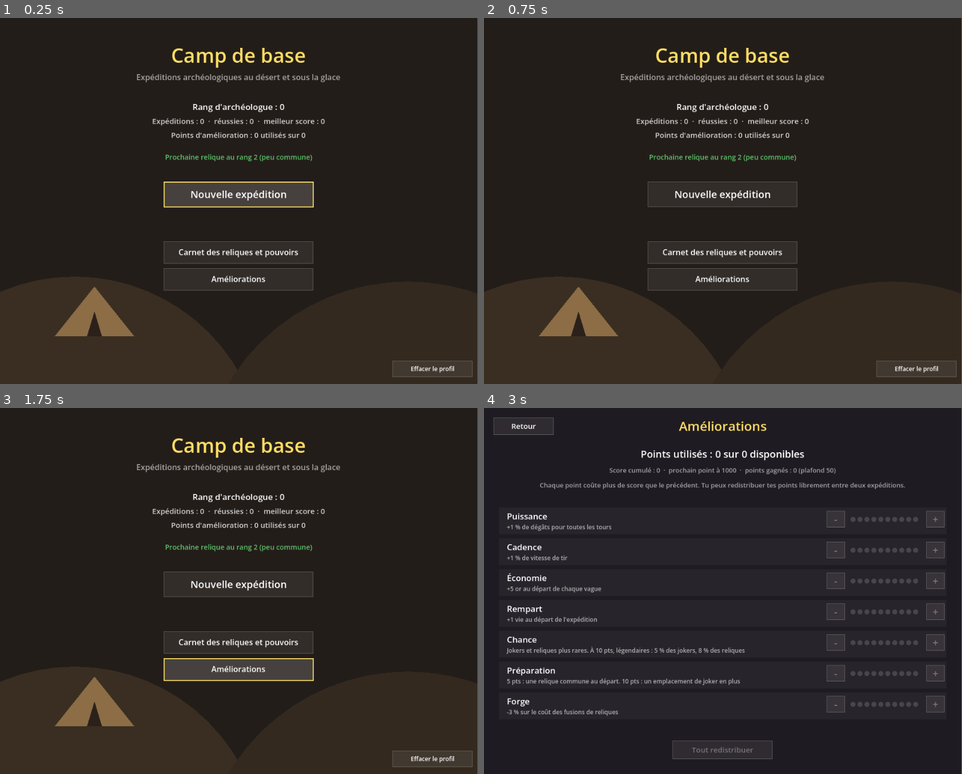
Above: before the commit, frames 1-4 (two rows, left to right).
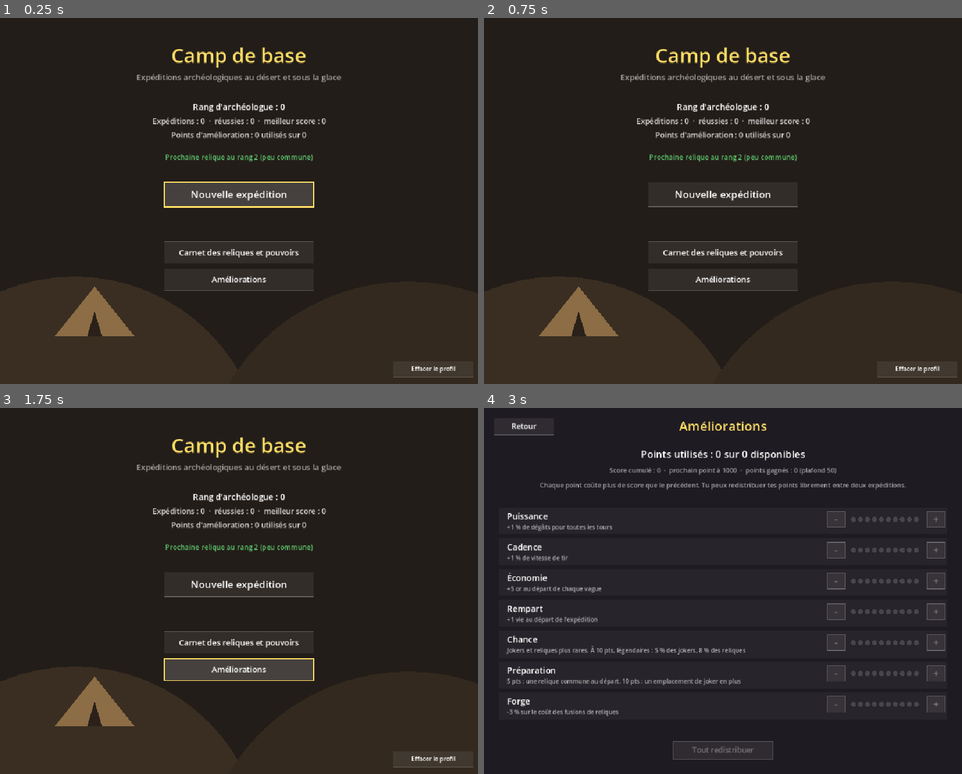
Above: after the commit, the same moments.

Repository: lamierizcoree/tower-defense-archeo
Game: Godot game, scene res://scenes/hub.tscn
The game is run twice, just before and just after one commit, with the same random seed, the same clock (stepped at 60 frames per second) and the same inputs.
Inputs (mouse positions are in pixels of both pictures, inside the frame that each line leads up to):
- Up to frame 1 (0.25 s): no input
- Up to frame 2 (0.75 s): tap Enter at 0.5, 0.6 s; move the mouse to (828, 182) at 0.52 s; click (828, 182) at 0.67 s
- Up to frame 3 (1.75 s): tap Space at 0.77, 1.07, 1.25 s; drag from (143, 609) to (215, 664) at 1.27 s
- Up to frame 4 (3 s): tap Enter at 2 s; move the mouse to (770, 510) at 2.02 s; tap 1 at 2.1 s; click (770, 510) at 2.17 s; tap Space at 2.75 s; drag from (699, 664) to (579, 536) at 2.77 s
In our replay, the window is 799x613 before the commit and 800x613 after it. These sizes can differ from the game's own. Grey fills any space a smaller window leaves; there, only what the larger window draws over its background counts as a difference.

The runs differ from the first frame. In frame 1, 2.9% of the frame differs, in the area x 11-99%, y 7-99%; in frame 2, 2.9%; in frame 3, 2.9%; in frame 4, 3.9%, in the area x 2-97%, y 2-97%.

Commit message:
Version web jouable au doigt (iPhone, tablette)
- Contrôles tactiles : toucher = clic au relâché, appui long = clic droit
  (retirer un mur ou une tour) et infobulle visible sans rien choisir.
- Boutons Vague et Vitesse x2 dans le niveau (remplacent Espace et F).
- Mise à l'échelle de l'écran (canvas_items, proportions gardées).
- Police DejaVu Sans en secours pour les symboles, absents dans le navigateur.
- Préréglage d'export Web (sans threads, PWA plein écran en paysage)
  et script tools/export_web.sh.

Co-Authored-By: Claude Opus 5.5 <noreply@anthropic.com>
Claude-Session: https://claude.ai/code/session_017Les4UNgp6wHmFov6jEZHg

Diff:
--- a/project.godot
+++ b/project.godot
@@ -13,11 +13,20 @@
 
 Profile="*res://scripts/profile.gd"
 Run="*res://scripts/run_state.gd"
+Touch="*res://scripts/touch.gd"
+Fonts="*res://scripts/fonts.gd"
 
 [display]
 
 window/size/viewport_width=960
 window/size/viewport_height=736
+window/stretch/mode="canvas_items"
+window/stretch/aspect="keep"
+window/handheld/orientation=4
+
+[input_devices]
+
+pointing/emulate_mouse_from_touch=false
 
 [rendering]
 
--- /dev/null
+++ b/scripts/fonts.gd
@@ -0,0 +1,12 @@
+extends Node
+## Police de secours pour les symboles (★ ⚔ ☠ ⚗ ♜ ■ ▶...).
+## Sur ordinateur, le système les trouve tout seul ; dans un navigateur (version web),
+## Godot n'a pas accès aux polices du système, donc on fournit DejaVu Sans.
+
+const SYMBOLS := preload("res://art/fonts/DejaVuSans.ttf")
+
+
+func _ready() -> void:
+	var font := ThemeDB.fallback_font
+	if font and not SYMBOLS in font.fallbacks:
+		font.fallbacks = font.fallbacks + [SYMBOLS]
--- a/scripts/level.gd
+++ b/scripts/level.gd
@@ -10,6 +10,8 @@
 ##   F            : vitesse x2
 ##   E            : tourner une tour qui porte la Lance du Pharaon (au survol)
 ##   Barre du bas  : cliquer une relique, puis une tour, pour l'y poser
+##   Boutons en haut à droite : lancer la vague, vitesse x2 (pour le tactile)
+##   Tactile : appui long = clic droit (voir touch.gd)
 
 const WALL_COST := 2
 const KILL_REWARD := 3
@@ -19,6 +21,8 @@
 const STORM_RANGE := 0.75
 const MACON_RANGE := 12.0
 const WAVE_INFO_RECT := Rect2(6, 34, 614, 24)   # zone de la ligne « Prochaine vague » à survoler
+const WAVE_BUTTON := Rect2(846, 6, 106, 26)     # lancer la vague (comme Espace)
+const SPEED_BUTTON := Rect2(846, 36, 106, 22)   # vitesse x2 (comme F)
 
 var node: Dictionary
 var biome: Dictionary
@@ -87,7 +91,7 @@
 		gold += Jokers.MARCHANDS_GOLD
 	_shift_dunes()
 	_refresh_paths()
-	_say("Construis ton labyrinthe, puis Espace")
+	_say("Construis ton labyrinthe, puis lance la vague")
 	var layer := CanvasLayer.new()
 	add_child(layer)
 	overlay = Node2D.new()
@@ -390,6 +394,13 @@
 		return
 	if event is InputEventMouseButton and event.pressed:
 		var pos := get_global_mouse_position()
+		if event.button_index == MOUSE_BUTTON_LEFT and not towers.has(upgrade_cell):
+			if WAVE_BUTTON.has_point(pos):
+				_start_wave()
+				return
+			if SPEED_BUTTON.has_point(pos):
+				Engine.time_scale = 2.0 if Engine.time_scale == 1.0 else 1.0
+				return
 		# Menu d'amélioration ouvert : un clic choisit une option, ou ferme le menu
 		if towers.has(upgrade_cell):
 			var t: Tower = towers[upgrade_cell]
@@ -907,19 +918,23 @@
 
 	var line2 := ""
 	if not wave_running and wave_index < waves.size() - 1:
-		line2 = "Prochaine vague (Espace) : " + _describe_wave(wave_index + 1)
+		line2 = "Prochaine vague : " + _describe_wave(wave_index + 1)
 		if _is_storm(wave_index + 1):
 			line2 += "  ·  tempête"
 	elif wave_running:
 		line2 = "Restants : %d" % (spawn_queue.size() + enemies.size())
 	if line2 != "":
-		line2 += "   ⓘ"
+		line2 += "   (i)"
 		var hot := WAVE_INFO_RECT.has_point(get_global_mouse_position())
 		if hot:
 			draw_rect(WAVE_INFO_RECT, Color(1, 1, 1, 0.08))
 	draw_string(font, Vector2(12, 50), line2, HORIZONTAL_ALIGNMENT_LEFT, 600, 14, Color(1, 1, 1, 0.75))
 	if message_time > 0.0:
-		draw_string(font, Vector2(630, 50), message, HORIZONTAL_ALIGNMENT_LEFT, 320, 14, Color("ffe066"))
+		draw_string(font, Vector2(630, 50), message, HORIZONTAL_ALIGNMENT_LEFT, 210, 14, Color("ffe066"))
+	var mouse := get_global_mouse_position()
+	var can_start := not wave_running and wave_index < waves.size() - 1 and not ended
+	UI.button(self, WAVE_BUTTON, "Vague ▶", WAVE_BUTTON.has_point(mouse), can_start, 15)
+	UI.button(self, SPEED_BUTTON, "Vitesse x2" if Engine.time_scale == 1.0 else "Vitesse x1", SPEED_BUTTON.has_point(mouse), true, 12)
 
 
 func _describe_wave(index: int) -> String:
--- /dev/null
+++ b/scripts/touch.gd
@@ -0,0 +1,72 @@
+extends Node
+## Écran tactile (téléphone, tablette) : transforme les doigts en souris.
+##   Toucher            : la souris se place sous le doigt (les infobulles s'affichent)
+##   Toucher bref       : clic gauche, quand on lève le doigt
+##   Appui long (0,45 s) : clic droit (retirer un mur ou une tour, annuler une relique)
+##                        et l'infobulle reste affichée sans rien choisir
+## Le clic se fait au relâché pour qu'on puisse d'abord lire l'infobulle en laissant le doigt.
+## Nécessite input_devices/pointing/emulate_mouse_from_touch=false (project.godot).
+
+const LONG_PRESS := 0.45
+const MOVE_TOLERANCE := 24.0   # en pixels d'écran : au-delà, ce n'est plus un appui long
+
+var finger := -1          # doigt suivi (un seul à la fois)
+var start_pos := Vector2.ZERO
+var held := 0.0
+var long_done := false
+
+
+func _input(event: InputEvent) -> void:
+	if event is InputEventScreenTouch:
+		if event.pressed and finger == -1:
+			finger = event.index
+			start_pos = event.position
+			held = 0.0
+			long_done = false
+			_move(event.position)
+		elif not event.pressed and event.index == finger:
+			finger = -1
+			_move(event.position)
+			if not long_done:
+				_click(event.position, MOUSE_BUTTON_LEFT)
+		get_viewport().set_input_as_handled()
+	elif event is InputEventScreenDrag and event.index == finger:
+		_move(event.position)
+		if event.position.distance_to(start_pos) > MOVE_TOLERANCE:
+			long_done = true  # on a glissé : pas de clic au relâché
+		get_viewport().set_input_as_handled()
+
+
+func _process(delta: float) -> void:
+	if finger == -1 or long_done:
+		return
+	held += delta / maxf(Engine.time_scale, 0.01)  # en vraies secondes, même en vitesse x2
+	if held >= LONG_PRESS:
+		long_done = true
+		_click(start_pos, MOUSE_BUTTON_RIGHT)
+
+
+## Les positions des doigts sont déjà dans les coordonnées du jeu (960x736) ;
+## un événement souris injecté repasse par la mise à l'échelle de la fenêtre,
+## donc on le remet d'abord en coordonnées de la fenêtre.
+func _to_window(pos: Vector2) -> Vector2:
+	return get_viewport().get_screen_transform() * pos
+
+
+func _move(game_pos: Vector2) -> void:
+	var pos := _to_window(game_pos)
+	var e := InputEventMouseMotion.new()
+	e.position = pos
+	e.global_position = pos
+	Input.parse_input_event(e)
+
+
+func _click(game_pos: Vector2, button: MouseButton) -> void:
+	var pos := _to_window(game_pos)
+	for pressed in [true, false]:
+		var e := InputEventMouseButton.new()
+		e.position = pos
+		e.global_position = pos
+		e.button_index = button
+		e.pressed = pressed
+		Input.parse_input_event(e)
Not shown, added: art/fonts/DejaVuSans-LICENSE.txt
Binary file added: art/fonts/DejaVuSans.ttf
Not shown, added: art/fonts/DejaVuSans.ttf.import
Not shown, added: export_presets.cfg
Not shown, added: scripts/fonts.gd.uid
Not shown, added: scripts/touch.gd.uid
Not shown, added: tools/export_web.sh
